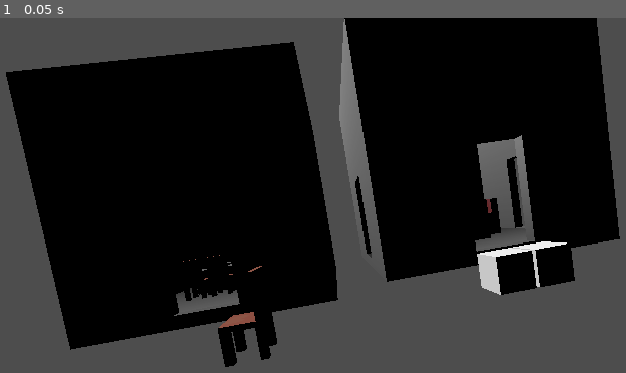
Above: before the commit, frame 1.
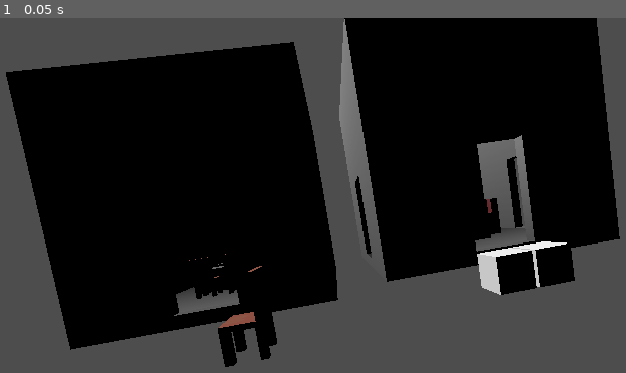
Above: after the commit, the same moment.

Repository: Tihusphere/Puke-Party
Game: Godot game, scene res://Scenes/test.tscn
The game is run twice, just before and just after one commit, with the same random seed, the same clock (stepped at 60 frames per second) and the same inputs. This scene is started directly instead of the project's main scene.
Inputs:
- Up to frame 1 (0.05 s): no input

The runs differ from the first frame. In frame 1, less than 0.1% of the frame differs, in the area x 29-38%, y 66-80%.

Commit message:
Added more pickups to rooms

Diff:
--- a/Scenes/Rooms/corner_hallway.tscn
+++ b/Scenes/Rooms/corner_hallway.tscn
@@ -8,6 +8,7 @@
 [ext_resource type="PackedScene" uid="uid://jkkwlji4ruma" path="res://Scenes/New_Objects/sink.tscn" id="6_yg1w4"]
 [ext_resource type="PackedScene" uid="uid://dqc43bu1kdi26" path="res://Scenes/New_Objects/painting1.tscn" id="7_o00ry"]
 [ext_resource type="PackedScene" uid="uid://cmxn4ewn1l0a8" path="res://Scenes/New_Objects/counter.tscn" id="8_dvjni"]
+[ext_resource type="PackedScene" uid="uid://182qfpn2hjge" path="res://Scenes/Resources/pick_up.tscn" id="9_7ceiv"]
 
 [sub_resource type="Gradient" id="Gradient_7iv54"]
 
@@ -106,4 +107,7 @@
 [node name="Counter11" parent="." unique_id=443398240 instance=ExtResource("8_dvjni")]
 transform = Transform3D(-4.8568214e-08, -4.8568204e-08, 1.1111112, -4.856821e-08, 1.1111112, 4.8568207e-08, -1.1111112, -4.8568207e-08, -4.856821e-08, 3.7777762, 6.944445, 6.1320443)
 
+[node name="PickUp" parent="." unique_id=1000235748 instance=ExtResource("9_7ceiv")]
+transform = Transform3D(1, 0, 0, 0, 1, 0, 0, 0, 1, 4, 7, 4)
+
 [connection signal="input_event" from="StaticBody3D" to="StaticBody3D" method="_on_input_event"]
--- a/Scenes/Rooms/corner_room.tscn
+++ b/Scenes/Rooms/corner_room.tscn
@@ -132,19 +132,19 @@
 transform = Transform3D(-4.8568214e-08, -4.8568214e-08, 1.1111112, -1.1111112, 2.1229841e-15, -4.8568214e-08, 1.4523886e-22, -1.1111112, -4.8568214e-08, -11.944445, 8.944446, 1.837822)
 
 [node name="Chair2" parent="Objects" unique_id=993862683 instance=ExtResource("6_jd2un")]
-transform = Transform3D(0.8333334, -3.642616e-08, 3.5527137e-15, -3.5527137e-15, 1.5922381e-15, 0.8333334, -3.642616e-08, -0.8333334, 1.5922378e-15, -1.9444444, 5.6111116, 3.660405)
+transform = Transform3D(0.8333334, -3.642616e-08, 3.5527137e-15, -3.5527137e-15, 1.5922379e-15, 0.8333334, -3.642616e-08, -0.8333334, 1.5922378e-15, -2.8333342, 5.6111116, 3.660405)
 
 [node name="Chair3" parent="Objects" unique_id=162101532 instance=ExtResource("6_jd2un")]
-transform = Transform3D(0.8333334, -3.642616e-08, 3.5527137e-15, -3.5527137e-15, 1.5922381e-15, 0.8333334, -3.642616e-08, -0.8333334, 1.5922378e-15, -4.1666665, 5.6111116, 3.6604052)
+transform = Transform3D(0.8333334, -3.642616e-08, 3.5527137e-15, -3.5527137e-15, 1.5922378e-15, 0.8333334, -3.642616e-08, -0.8333334, 1.5922378e-15, -5.611111, 5.6111116, 3.6604047)
 
 [node name="Chair4" parent="Objects" unique_id=1600424446 instance=ExtResource("6_jd2un")]
-transform = Transform3D(0.8333334, -3.642616e-08, 3.5527137e-15, -3.5527137e-15, 1.5922381e-15, 0.8333334, -3.642616e-08, -0.8333334, 1.5922378e-15, -6.388889, 5.6111116, 3.6604052)
+transform = Transform3D(0.72168803, -3.6426165e-08, 0.41666666, -0.41666666, -4.3289516e-15, 0.72168803, -3.1545984e-08, -0.83333343, -1.8213079e-08, -11.3591175, 2.6408849, 3.6604033)
 
 [node name="Painting2" parent="Objects" unique_id=4974734 instance=ExtResource("8_16ihw")]
 transform = Transform3D(1, 0, 0, 0, 1, 0, 0, -4.2351647e-22, 1, 0, 0, 0)
 
 [node name="Plant" parent="Objects" unique_id=860890185 instance=ExtResource("7_13d4e")]
-transform = Transform3D(-1.073251, -4.8568214e-08, 0.28757665, -0.28757665, 2.1229841e-15, -1.073251, 4.6913293e-08, -1.1111112, -1.2570378e-08, -10.166668, 1.2777777, 5.0764885)
+transform = Transform3D(0.7856742, -4.856821e-08, 0.78567433, -0.78567433, 2.1229841e-15, 0.7856742, -3.4342904e-08, -1.1111112, -3.434293e-08, -11.19644, 3.2480044, 3.4098191)
 
 [node name="PickUp" parent="Objects" unique_id=1000235748 instance=ExtResource("9_85scl")]
 transform = Transform3D(-4.8568214e-08, -4.8568214e-08, 1.1111112, -1.1111112, 2.1229841e-15, -4.8568214e-08, 2.9047772e-22, -1.1111112, -4.8568214e-08, -11.944445, 8.833334, -2.4444447)
--- a/Scenes/Rooms/t_hallway.tscn
+++ b/Scenes/Rooms/t_hallway.tscn
@@ -5,6 +5,7 @@
 [ext_resource type="PackedScene" uid="uid://cj7auuvptqro8" path="res://Scenes/New_Objects/table.tscn" id="3_vko4r"]
 [ext_resource type="PackedScene" uid="uid://j4uvdos2m2l7" path="res://Scenes/New_Objects/chair.tscn" id="4_p634m"]
 [ext_resource type="PackedScene" uid="uid://dg4n41pdjrfmm" path="res://Scenes/New_Objects/plant.tscn" id="5_p634m"]
+[ext_resource type="PackedScene" uid="uid://182qfpn2hjge" path="res://Scenes/Resources/pick_up.tscn" id="6_atqha"]
 
 [sub_resource type="Gradient" id="Gradient_haqr8"]
 
@@ -111,4 +112,7 @@
 [node name="Chair5" parent="Objects" unique_id=2061517569 instance=ExtResource("4_p634m")]
 transform = Transform3D(-1.9550482e-07, 0, -1, 0, 1, 0, 1.2, 0, -1.6292068e-07, 2.9000003, 1.4472438, -1.3833334)
 
+[node name="PickUp" parent="Objects" unique_id=1000235748 instance=ExtResource("6_atqha")]
+transform = Transform3D(1, 0, 0, 0, 1, 0, 0, 0, 1, 0, 3.6999998, -1.1)
+
 [connection signal="input_event" from="StaticBody3D" to="StaticBody3D" method="_on_input_event"]
